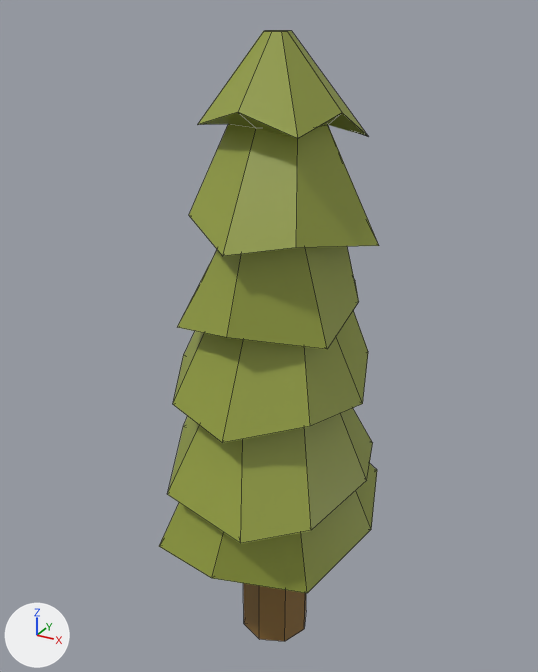
Two versions of the FBX model Assets/Models/Trees/Tree_pine_3.fbx, one commit apart.
One viewpoint serves both versions: a camera (50 mm lens) standing at (0.0246, -0.0458, 0.051) and looking at (-0.0014, 0.0013, 0.0274). Lighting does not change. The marker at lower left points along +X, +Y and +Z. Mesh edges are drawn as thin lines. Where no turn or scale is listed for an object, it has been applied to the vertices.

Before the edit, the objects in view are built like this:
```python
me_mesh = bpy.data.meshes.new('Mesh')
me_mesh.from_pydata(...)  # 114 vertices, 120 faces; spans x -0.009..0.0078, y -0.0088..0.01, z -0.0047..0.0447
me_mesh.materials.append(mat_lambert1)  # picture img_coloratlas_jpg
ob_pinetree_cylinder = bpy.data.objects.new('pinetree_cylinder', me_mesh)
ob_pinetree_cylinder.location = (0.0, 0.0, 0.005)
```
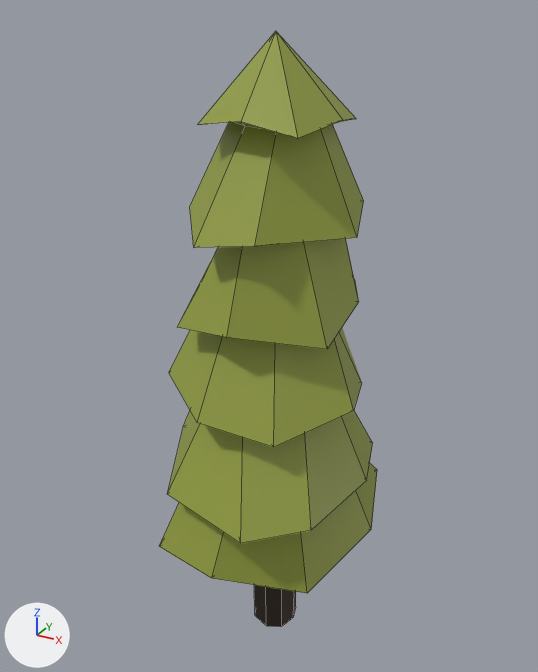
The newer file is also rescaled (x9.457), turned or shifted as a whole; pictures and numbers use the older file's frame.

Boxes [x1, y1, x2, y2] around the edits, measured in the pictures (538 x 672 px):
'pinetree_cylinder', reshaped: before [159, 30, 379, 641]; after [159, 31, 377, 627]
part 1 of me_mesh, cut back: before [243, 583, 306, 641]; after [254, 585, 296, 627]
part 2 of me_mesh, cut back: before [173, 30, 379, 443]; after [169, 31, 364, 447]
part 3 of me_mesh, surface changed (green to yellow): [186, 246, 359, 593] in both

What the commit changed:
me_mesh is used by ob_pinetree_cylinder; location (0.0, 0.0, 0.005).
me_mesh had 114 vertices, 120 faces and spanned x -0.009..0.0078, y -0.0088..0.01, z -0.0047..0.0447.
me_mesh now has 105 vertices, 104 faces and spans x -0.009..0.0078, y -0.0088..0.01, z -0.004..0.0447.
Part 1, on me_mesh:
9 vertices are removed from x -0.0029..0.0029, y -0.0029..0.0029, z -0.0047.
16 faces are deleted.
8 vertices move from x -0.0029..0.0029, y -0.0029..0.0029, z 0.006 to x -0.0019..0.0019, y -0.0019..0.0019, z 0.0066..0.0069.
8 vertices are added at x -0.0019..0.0018, y -0.002..0.002, z -0.004.
8 new faces join them.
Part 2, on me_mesh:
9 vertices are removed from x -0.001..0.0006, y -0.0007..0.0008, z 0.0447.
16 faces are deleted.
37 vertices move from x -0.0087..0.0074, y -0.0079..0.0082, z 0.018..0.0402 to x -0.0077..0.0073, y -0.0074..0.0084, z 0.018..0.0396.
1 vertex is added at (-0.0002, 0.0001, 0.0447).
8 new faces join them.
me_mesh part 3: 82 kept faces spanning x -0.009..0.0078, y -0.0088..0.01, z 0.0048..0.0396 get new texture (UV) coordinates.
